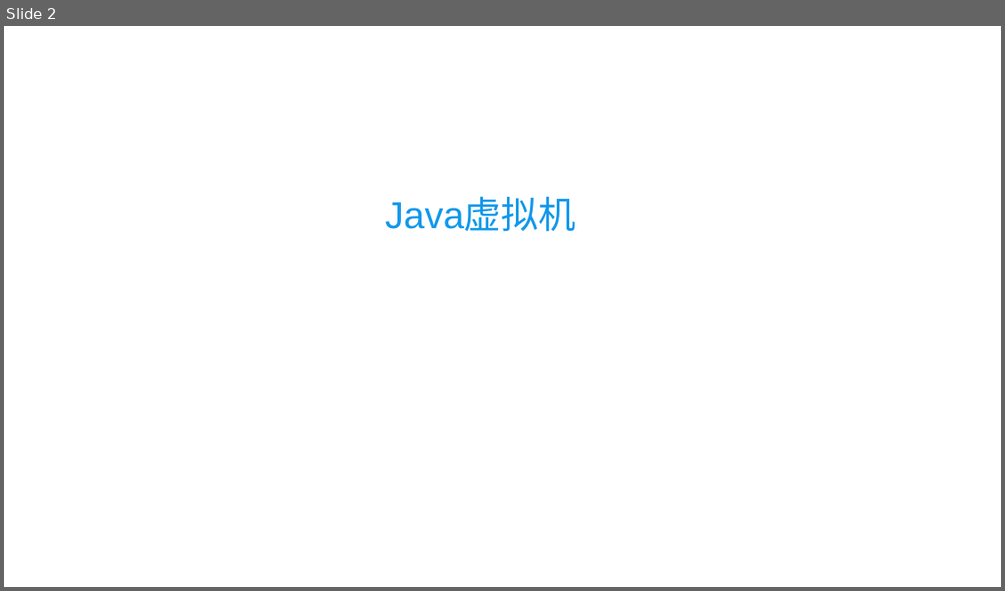
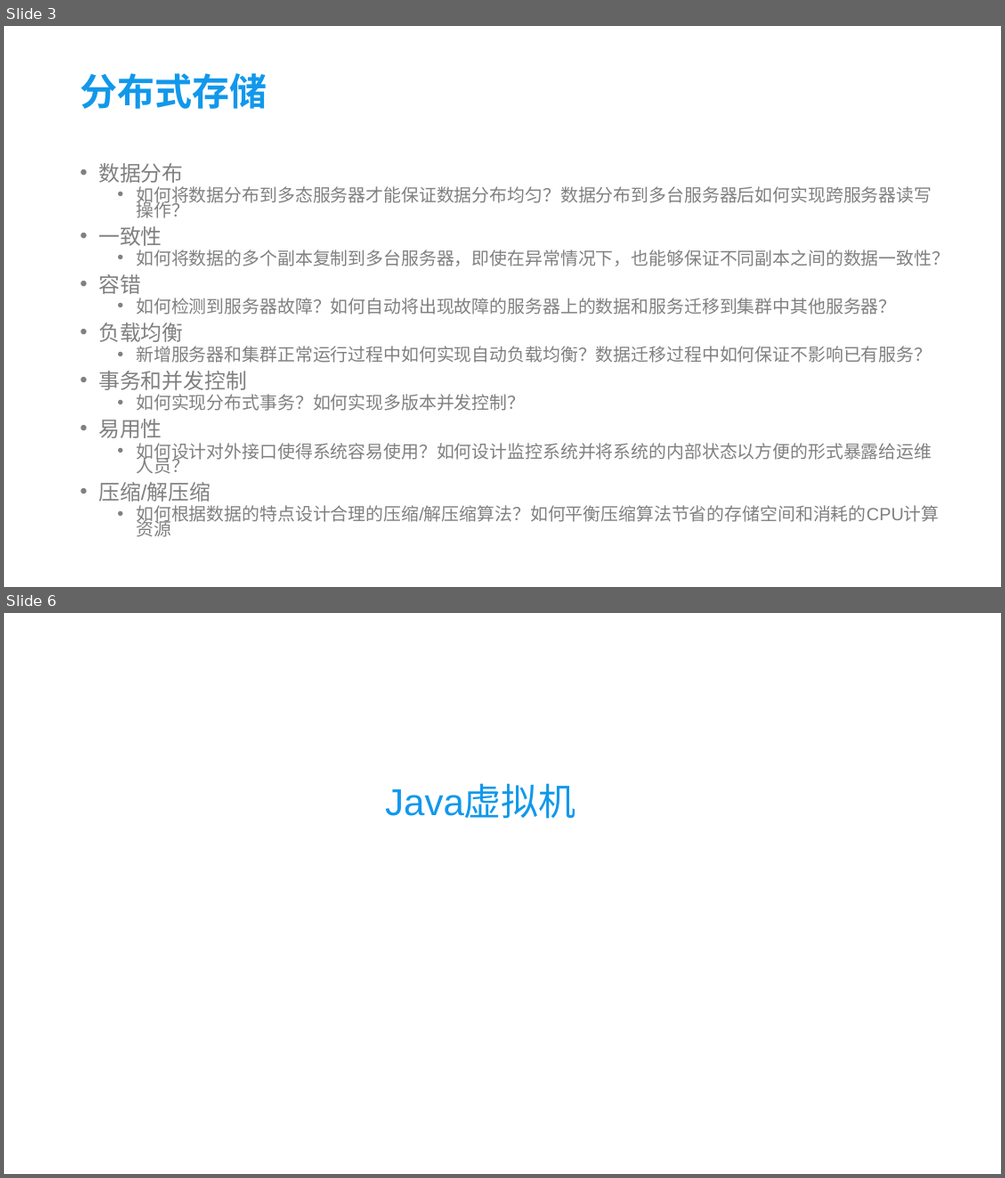
Before and after one commit to xrw560/knowledge-store, a slide deck: cusppt/java.pptx. Shown one above the other, each under a label of ours: slide 2 before the commit, slides 3 and 6 after it; the slides between them are not shown. The pictures are 1005x591 and 1005x1178 pixels, drawn with LibreOffice and Linux fonts; fonts in the diff are those of the drawing; background and template pictures are left out. Boxes give left, top, right and bottom in pixels: in the first picture for what was removed or moved away, otherwise in the second. Text is boxed around its words. In the diff, an @@ line names an element or a change of style, - is before the commit and + after.

```diff
--- a/cusppt/java.pptx
+++ b/cusppt/java.pptx
@@ slide 3 added at <box>4,26,1001,587</box>, background picture (left out) @@
@@ title added at <box>80,73,267,109</box>, 36 pt, text #1198EB, bold @@
+分布式存储
@@ text added at <box>98,163,949,526</box>, 17 pt, text #808080 @@
+• 数据分布
+  • 如何将数据分布到多态服务器才能保证数据分布均匀？数据分布到多台服务器后如何实现跨服务器读写操作？
+• 一致性
+  • 如何将数据的多个副本复制到多台服务器，即使在异常情况下，也能够保证不同副本之间的数据一致性？
+• 容错
+  • 如何检测到服务器故障？如何自动将出现故障的服务器上的数据和服务迁移到集群中其他服务器？
+• 负载均衡
+  • 新增服务器和集群正常运行过程中如何实现自动负载均衡？数据迁移过程中如何保证不影响已有服务？
+• 事务和并发控制
+  • 如何实现分布式事务？如何实现多版本并发控制？
+• 易用性
+  • 如何设计对外接口使得系统容易使用？如何设计监控系统并将系统的内部状态以方便的形式暴露给运维人员？
+• 压缩/解压缩
+  • 如何根据数据的特点设计合理的压缩/解压缩算法？如何平衡压缩算法节省的存储空间和消耗的CPU计算资源
@@ what was slide 2 is now slide 6 @@
```
Also in this commit, not shown: 8 slides changed, 13 other slides added, 1 other file.
